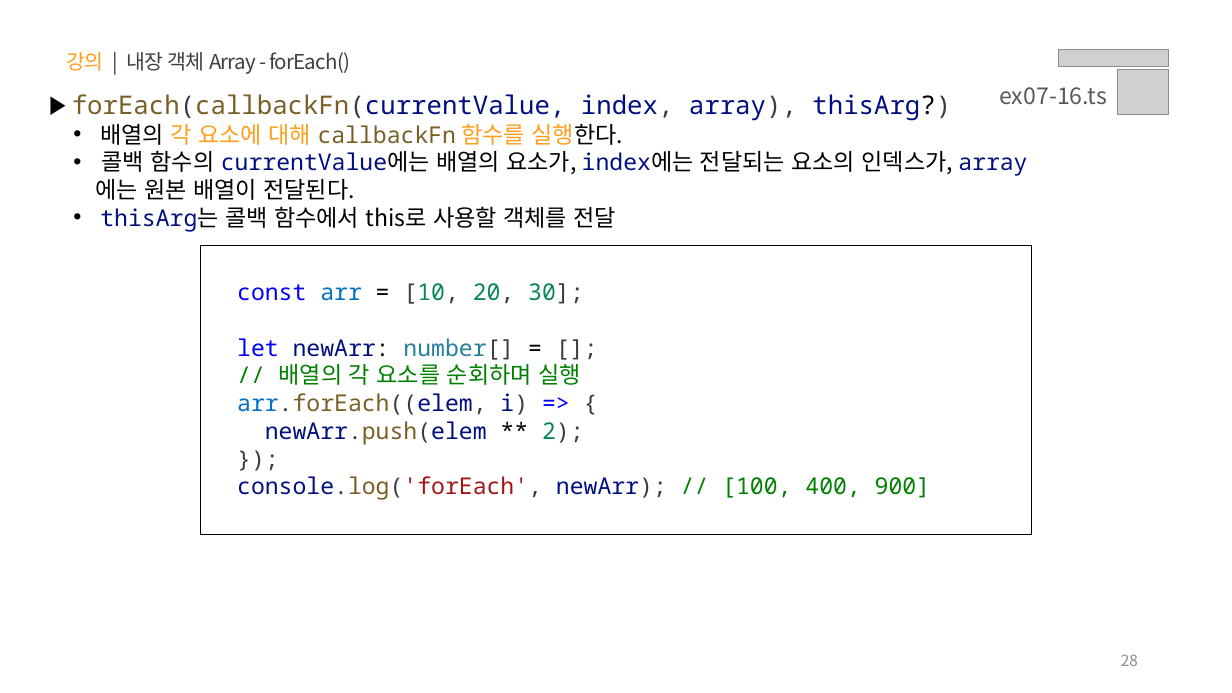
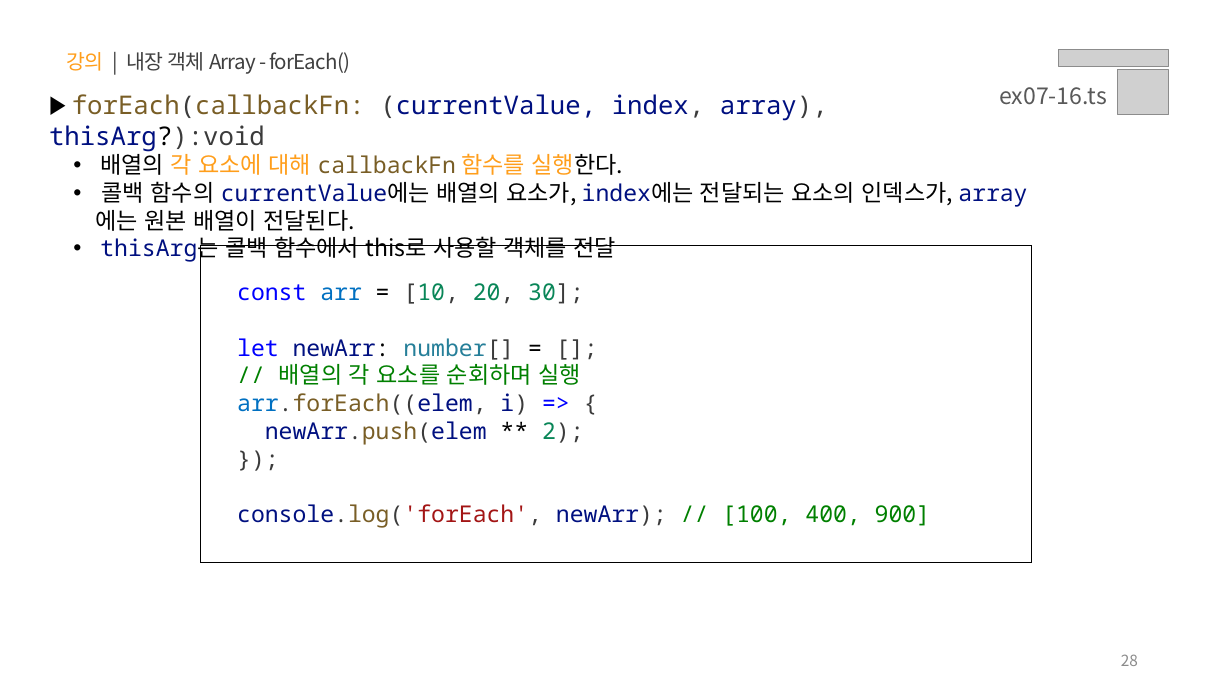
Before and after one commit to yebin-jeong/learn-js, a slide deck: slide 28 of PPT/07.자바스크립트 - 내장 함수.pptx. Drawn at 1232x693 pixels with LibreOffice and Linux fonts; fonts in the diff are those of the drawing; grey boxes stand for pictures. Boxes give left, top, right and bottom in pixels: in the first picture for what was removed or moved away, otherwise in the second. Text is boxed around its words. In the diff, an @@ line names an element or a change of style, - is before the commit and + after.

```diff
--- a/PPT/07.자바스크립트 - 내장 함수.pptx
+++ b/PPT/07.자바스크립트 - 내장 함수.pptx
@@ text at [49, 94, 828, 152]: text changed @@
-▶ forEach(callbackFn(currentValue, index, array), thisArg?)
+▶ forEach(callbackFn: (currentValue, index, array), thisArg?):void
@@ rectangle "const arr = [10, 20, ...": place and size @@
-rectangle "const arr = [10, 20, ..." at [201, 246, 1032, 535]
+rectangle "const arr = [10, 20, ..." at [201, 246, 1032, 563]
```
Also in this commit, not shown: 8 other slides changed, 3 other files.
